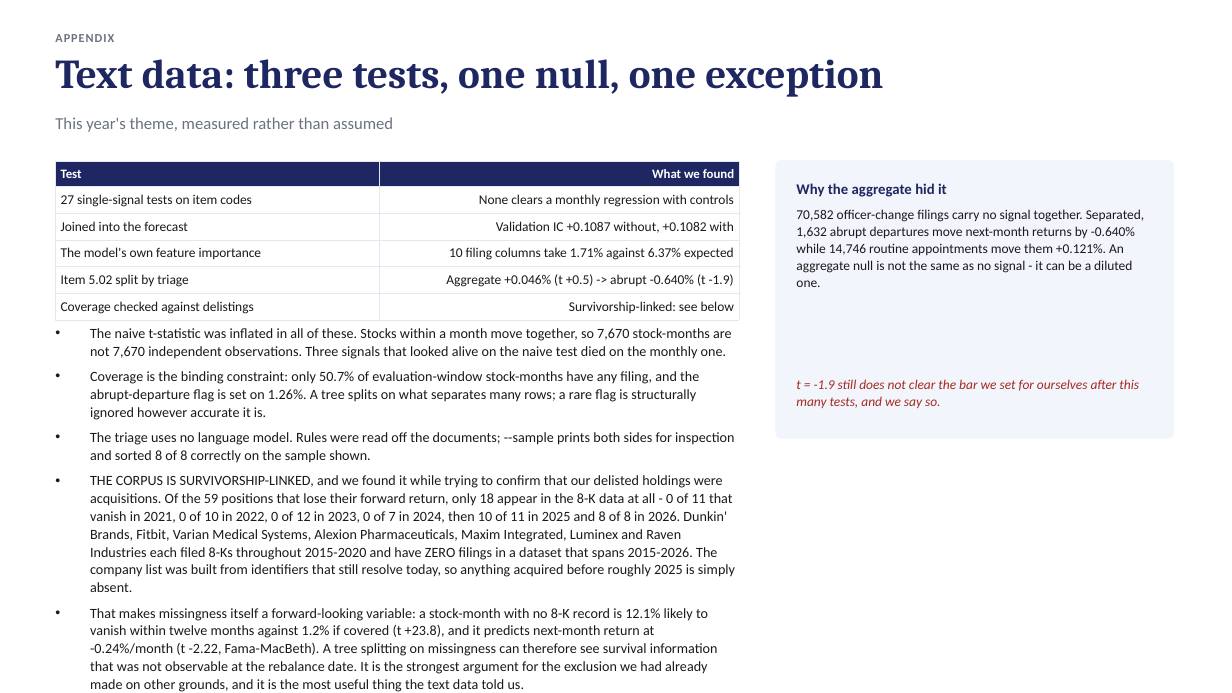
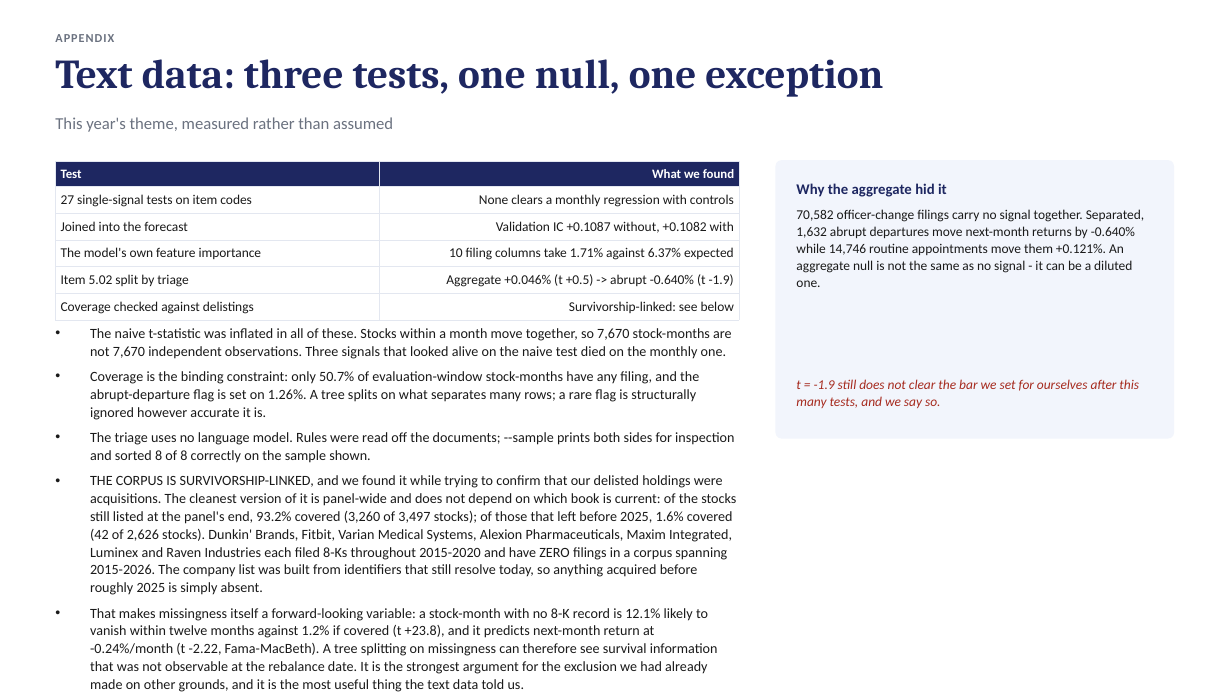
Before and after one commit to TonyTran03/hackathonfiam_zzz, a slide deck: slide 10 of 05_submission/FIAM_deck.pptx. Drawn at 1232x693 pixels with LibreOffice and Linux fonts; fonts in the diff are those of the drawing. Boxes give left, top, right and bottom in pixels: in the first picture for what was removed or moved away, otherwise in the second. Text is boxed around its words. In the diff, an @@ line names an element or a change of style, - is before the commit and + after.

```diff
--- a/05_submission/FIAM_deck.pptx
+++ b/05_submission/FIAM_deck.pptx
@@ text at (90,475,736,595): text changed @@
-• THE CORPUS IS SURVIVORSHIP-LINKED, and we found it while trying to confirm that our delisted holdings were acquisitions. Of the 59 positions that lose their forward return, only 18 appear in the 8-K data at all - 0 of 11 that vanish in 2021, 0 of 10 in 2022, 0 of 12 in 2023, 0 of 7 in 2024, then 10 of 11 in 2025 and 8 of 8 in 2026. Dunkin' Brands, Fitbit, Varian Medical Systems, Alexion Pharmaceuticals, Maxim Integrated, Luminex and Raven Industries each filed 8-Ks throughout 2015-2020 and have ZERO filings in a dataset that spans 2015-2026. The company list was built from identifiers that still resolve today, so anything acquired before roughly 2025 is simply absent.
+• THE CORPUS IS SURVIVORSHIP-LINKED, and we found it while trying to confirm that our delisted holdings were acquisitions. The cleanest version of it is panel-wide and does not depend on which book is current: of the stocks still listed at the panel's end, 93.2% covered (3,260 of 3,497 stocks); of those that left before 2025, 1.6% covered (42 of 2,626 stocks). Dunkin' Brands, Fitbit, Varian Medical Systems, Alexion Pharmaceuticals, Maxim Integrated, Luminex and Raven Industries each filed 8-Ks throughout 2015-2020 and have ZERO filings in a corpus spanning 2015-2026. The company list was built from identifiers that still resolve today, so anything acquired before roughly 2025 is simply absent.
```
Also in this commit, not shown: 4 other slides changed, 7 other files.
